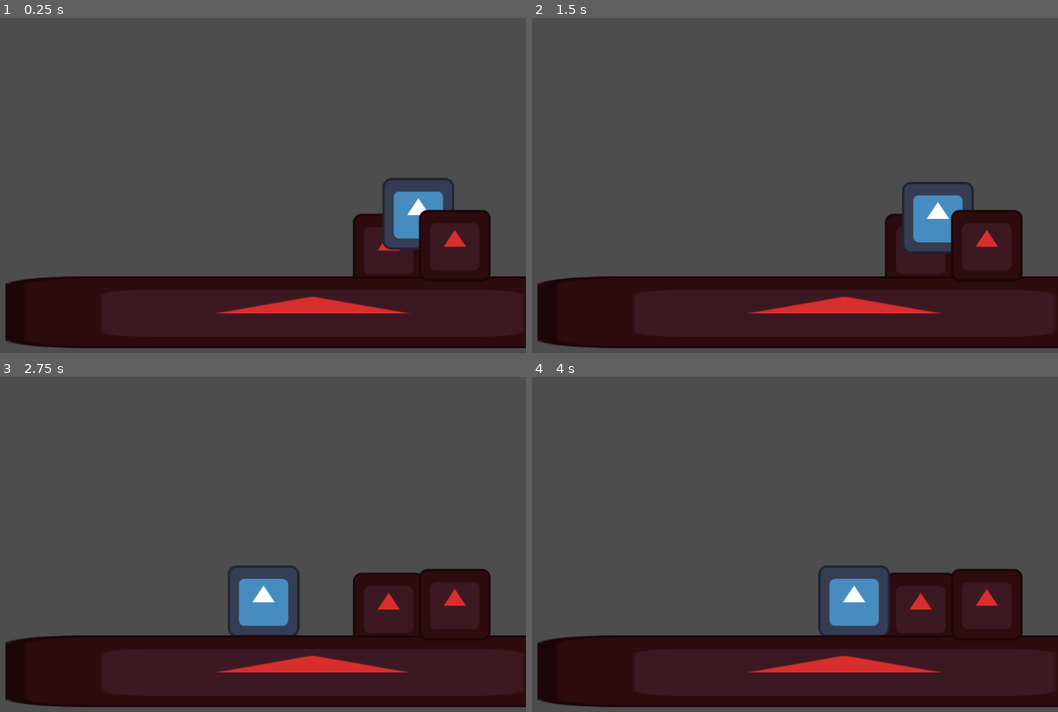
Above: before the commit, frames 1-4 (two rows, left to right).
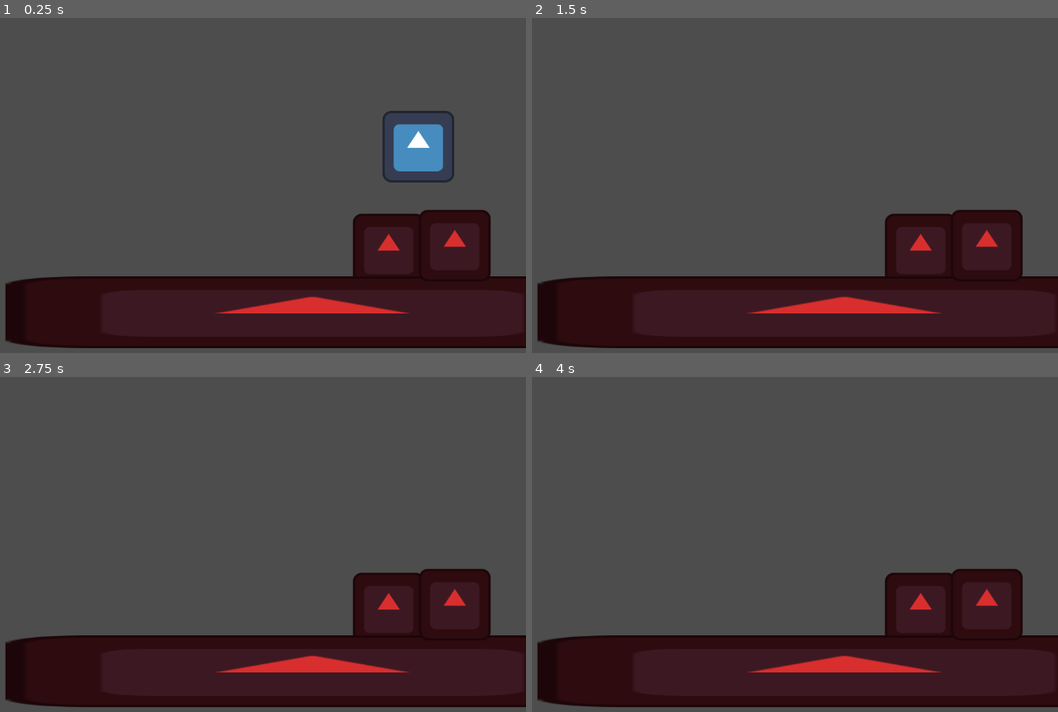
Above: after the commit, the same moments.

Repository: TatusFilipek/GodotTryEndError
Game: Godot game, scene res://scenes/main.tscn
The game is run twice, just before and just after one commit, with the same random seed, the same clock (stepped at 60 frames per second) and the same inputs. The engine's default icon, where the game draws it, is replaced by a stand-in: a white triangle on a blue panel in a dark square.
Inputs:
- Up to frame 1 (0.25 s): no input
- Up to frame 2 (1.5 s): tap Enter at 0.5 s; hold D (moveRight) from 0.53 s (still down); tap W (moveUp) at 0.77 s
- Up to frame 3 (2.75 s): tap W (moveUp) at 1.52 s; tap Space at 2 s; release D (moveRight) at 2.03 s; hold A (moveLeft) from 2.03 s (still down)
- Up to frame 4 (4 s): release A (moveLeft) at 2.78 s; hold D (moveRight) from 2.78 s (still down); tap W (moveUp) at 3.02, 3.77 s

The runs differ from the first frame. In frame 1, 3.2% of the frame differs, in the area x 72-87%, y 27-70%; in frame 2, 1.8%; in frame 3, 1.7%; in frame 4, 1.7%.

Commit message:
save before push

Diff:
--- a/scripts/player.gd
+++ b/scripts/player.gd
@@ -17,9 +17,9 @@
 func _physics_process(delta: float) -> void:
 	velocitySandBox.x = MovementDirection() * MovementSpeed
 	if not is_on_floor():
-		velocitySandBox += get_gravity();
+		velocitySandBox += get_gravity() * delta;
 
-	velocity = velocitySandBox * ALLMOVEMENTVARIABLE * delta
+	velocity.x = velocitySandBox.x * ALLMOVEMENTVARIABLE * delta
 	move_and_slide()
 
 func MovementDirection() -> float:
